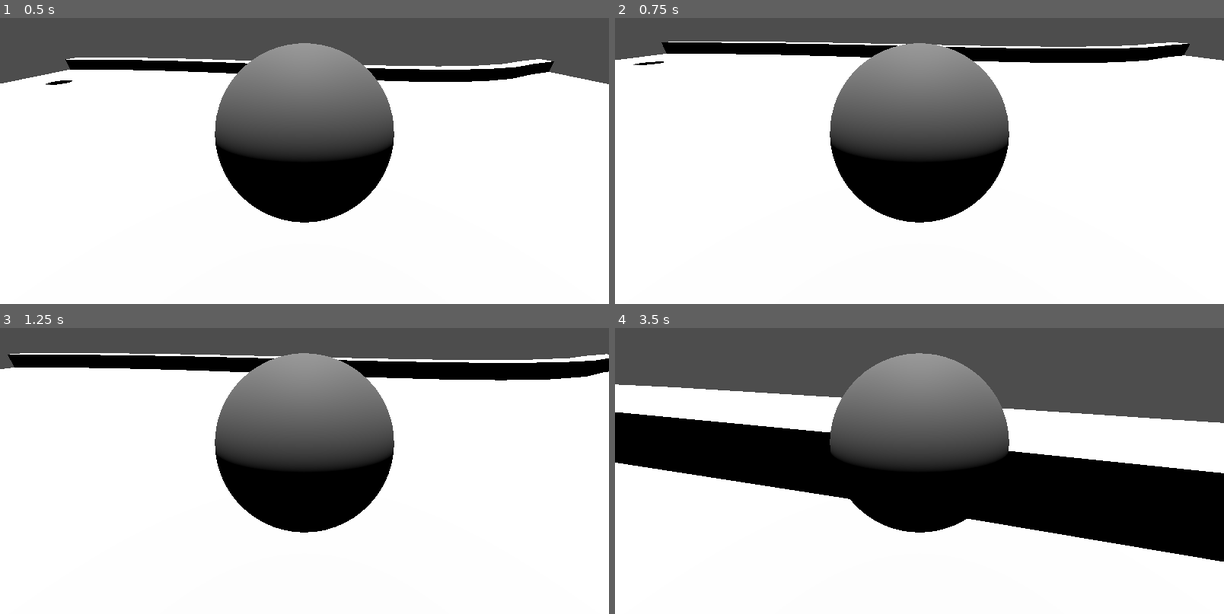
Above: before the commit, frames 1-4 (two rows, left to right).
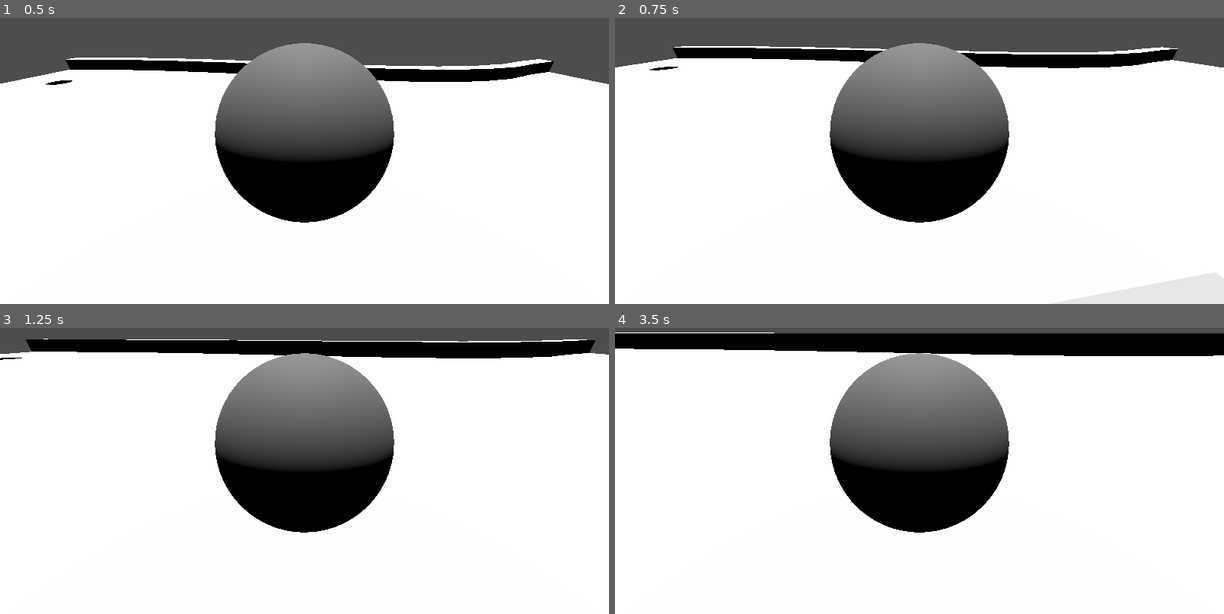
Above: after the commit, the same moments.

Repository: Felix754/godot-golf-game
Game: Godot game, scene res://Assets/Scenes/main.tscn
Two runs of this game, one before a commit and one after it. Both use one fixed random seed, a clock stepped at 60 frames per second and the inputs below. Before the commit the project starts from res://Scenes/main.tscn.
Inputs (mouse positions are in pixels of both pictures, inside the frame that each line leads up to):
- Up to frame 1 (0.5 s): no input
- Up to frame 2 (0.75 s): tap Enter at 0.5 s; move the mouse to (1053, 115) at 0.52 s; tap Space at 0.6 s; click (1053, 115) at 0.67 s
- Up to frame 3 (1.25 s): tap Space at 0.77, 1.07 s
- Up to frame 4 (3.5 s): move the mouse to (797, 459) at 1.27 s; tap Space at 1.35, 1.52, 1.82, 2.1, 2.85, 3.02, 3.32 s; click (797, 459) at 1.42 s; move the mouse to (980, 368) at 2.02 s; click (980, 368) at 2.17 s; move the mouse to (889, 511) at 2.77 s; click (889, 511) at 2.92 s

Frame 1 is identical in both runs. In frame 2, 3.5% of the frame differs, in the area x 0-100%, y 8-19%; in frame 3, 9.7%; in frame 4, 39%, in the area x 0-100%, y 1-82%.

Commit message:
Physics improvements and minor changes
Physics:
-Added friction logic for different surfaces
-Improved golf ball physics

Controls & Mechanics:
-Added shot charging mechanic
-Implemented victory script when hitting the hole

Other:
-Restructured file system for better organization and intuitive data storage
-Translated and added comments in English

Diff:
--- a/golf/Scenes/floor.tscn
+++ b/golf/Assets/Scenes/floor.tscn
@@ -1,9 +1,9 @@
 [gd_scene load_steps=4 format=3 uid="uid://c4otn70we5tfj"]
 
-[ext_resource type="ArrayMesh" uid="uid://c1mcpb6drry6m" path="res://Scenes/meshes/golftestcourt2_Mesh_002.res" id="1_nvnu3"]
+[ext_resource type="ArrayMesh" uid="uid://c1mcpb6drry6m" path="res://Assets/Scenes/meshes/golftestcourt2_Mesh_002.res" id="1_nvnu3"]
 
 [sub_resource type="PhysicsMaterial" id="PhysicsMaterial_ik5og"]
-friction = 100000.0
+friction = 0.3
 rough = true
 
 [sub_resource type="ConcavePolygonShape3D" id="ConcavePolygonShape3D_nvnu3"]
--- a/golf/Scenes/golfBall.tscn
+++ b/golf/Assets/Scenes/golfBall.tscn
@@ -1,11 +1,10 @@
 [gd_scene load_steps=5 format=3 uid="uid://cl8fw10m7che4"]
 
-[ext_resource type="Script" uid="uid://dpta62ehdhumj" path="res://Scenes/golf_ball.gd" id="1_gnroj"]
+[ext_resource type="Script" uid="uid://dpta62ehdhumj" path="res://Assets/Skripts/golf_ball.gd" id="1_gnroj"]
 
 [sub_resource type="PhysicsMaterial" id="PhysicsMaterial_gnroj"]
-friction = 0.5
-rough = true
-bounce = 0.53
+friction = 0.0
+bounce = 0.5
 
 [sub_resource type="SphereMesh" id="SphereMesh_knx25"]
 
@@ -16,7 +15,6 @@
 physics_material_override = SubResource("PhysicsMaterial_gnroj")
 gravity_scale = 4.0
 script = ExtResource("1_gnroj")
-force_strength = 50.0
 
 [node name="MeshInstance3D" type="MeshInstance3D" parent="."]
 transform = Transform3D(5, 0, 0, 0, 5, 0, 0, 0, 5, 0, 0, 0)
--- /dev/null
+++ b/golf/Assets/Scenes/hole.tscn
@@ -0,0 +1,25 @@
+[gd_scene load_steps=4 format=3 uid="uid://km0jk5ouro1p"]
+
+[ext_resource type="Script" uid="uid://ddanfxtck7uhs" path="res://Assets/Skripts/hole.gd" id="1_840a2"]
+
+[sub_resource type="CylinderShape3D" id="CylinderShape3D_4igv2"]
+height = 2.00154
+radius = 5.01367
+
+[sub_resource type="CylinderMesh" id="CylinderMesh_4igv2"]
+
+[node name="Hole" type="Node3D"]
+script = ExtResource("1_840a2")
+
+[node name="Area3D" type="Area3D" parent="."]
+transform = Transform3D(1, 0, 0, 0, 1, 0, 0, 0, 1, 0, 0.00776601, 0)
+
+[node name="CollisionShape3D" type="CollisionShape3D" parent="Area3D"]
+transform = Transform3D(1, 0, 0, 0, 1, 0, 0, 0, 1, 0, -0.00705719, 0)
+shape = SubResource("CylinderShape3D_4igv2")
+
+[node name="MeshInstance3D" type="MeshInstance3D" parent="."]
+transform = Transform3D(10, 0, 0, 0, 1, 0, 0, 0, 10, 0, 0, 0)
+mesh = SubResource("CylinderMesh_4igv2")
+
+[connection signal="body_entered" from="Area3D" to="." method="_on_area_3d_body_entered"]
--- /dev/null
+++ b/golf/Assets/Scenes/main.tscn
@@ -0,0 +1,30 @@
+[gd_scene load_steps=6 format=3 uid="uid://p3ewghf6wl3a"]
+
+[ext_resource type="PackedScene" uid="uid://c4otn70we5tfj" path="res://Assets/Scenes/floor.tscn" id="1_jjgbg"]
+[ext_resource type="PackedScene" uid="uid://cl8fw10m7che4" path="res://Assets/Scenes/golfBall.tscn" id="2_bo1nx"]
+[ext_resource type="Script" uid="uid://fanxnkx1m08i" path="res://Assets/Skripts/camera_3d.gd" id="3_8gbba"]
+[ext_resource type="PackedScene" uid="uid://km0jk5ouro1p" path="res://Assets/Scenes/hole.tscn" id="4_jjvhh"]
+[ext_resource type="Script" uid="uid://bdjq881ii2v15" path="res://Assets/Skripts/game_manager.gd" id="5_rvsrt"]
+
+[node name="main" type="Node"]
+
+[node name="Floor" parent="." instance=ExtResource("1_jjgbg")]
+transform = Transform3D(1, 0, 0, 0, 1, 0, 0, 0, 1, 0.476746, 0, 0.148979)
+
+[node name="DirectionalLight3D" type="DirectionalLight3D" parent="."]
+transform = Transform3D(1, 0, 0, 0, 0.23005, 0.973179, 0, -0.973179, 0.23005, 0, 94.1379, 76.0383)
+
+[node name="golfBall" parent="." node_paths=PackedStringArray("camera") instance=ExtResource("2_bo1nx")]
+transform = Transform3D(1, 0, 0, 0, 1, 0, 0, 0, 1, 0.0113602, 33.7853, -0.0798435)
+camera = NodePath("../Camera3D")
+
+[node name="Camera3D" type="Camera3D" parent="." node_paths=PackedStringArray("target")]
+transform = Transform3D(1, 0, 0, 0, 0.906308, 0.422618, 0, -0.422618, 0.906308, -0.0986013, 19.7046, 16.2529)
+script = ExtResource("3_8gbba")
+target = NodePath("../golfBall")
+
+[node name="Hole" parent="." instance=ExtResource("4_jjvhh")]
+transform = Transform3D(1, 0, 0, 0, 1, 0, 0, 0, 1, 100.393, 6.48717, 84.4703)
+
+[node name="GameManager" type="Node" parent="."]
+script = ExtResource("5_rvsrt")
--- /dev/null
+++ b/golf/Assets/Skripts/camera_3d.gd
@@ -0,0 +1,64 @@
+extends Camera3D
+
+@export var target: GolfBall  # The object (golf ball) the camera follows
+@export var offset: Vector3 = Vector3(0, 3, -6)  # Initial camera position offset
+@export var rotation_speed: float = 0.005  # Mouse rotation sensitivity
+@export var zoom_speed: float = 0.5  # Zoom in/out speed
+@export var min_distance: float = 4.0  # Minimum distance from the target
+@export var max_distance: float = 15.0  # Maximum distance from the target
+
+var yaw: float = 0.0  # Rotation angle around the Y axis
+var rotating: bool = false  # Whether the camera is currently rotating
+var last_mouse_position: Vector2  # Mouse position before rotation
+var current_distance: float  # Current distance from the target
+
+func _ready():
+	Input.set_mouse_mode(Input.MOUSE_MODE_VISIBLE)  # Make the cursor visible
+	current_distance = offset.length()  # Initialize the distance
+
+func _process(delta):
+	if not target:
+		return
+
+	# Get the position of the golf ball
+	var target_position = target.global_transform.origin
+
+	# Camera rotation when the left mouse button is pressed
+	if rotating:
+		var mouse_delta = get_viewport().get_mouse_position() - last_mouse_position
+		yaw -= mouse_delta.x * rotation_speed  # Adjust yaw based on mouse movement
+		last_mouse_position = get_viewport().get_mouse_position()
+
+	# Calculate the camera's offset position
+	var direction = offset.normalized()  # Camera direction
+	var zoomed_offset = direction * current_distance  # Scaled offset vector based on current distance
+	var rotated_offset = zoomed_offset.rotated(Vector3.UP, yaw)  # Rotate camera based on yaw
+
+	# Instantly update the camera's position
+	global_transform.origin = target_position + rotated_offset
+
+	# Make the camera look at the golf ball
+	look_at(target_position, Vector3.UP)
+
+func _input(event):
+	# Rotate camera on left mouse button click
+	if event is InputEventMouseButton:
+		if event.button_index == MOUSE_BUTTON_LEFT:
+			rotating = event.pressed  # Start or stop rotation
+			last_mouse_position = get_viewport().get_mouse_position()
+
+	# Handle mouse motion for rotating the camera
+	if event is InputEventMouseMotion and rotating:
+		var mouse_delta = event.relative
+		yaw -= mouse_delta.x * rotation_speed  # Adjust yaw during motion
+
+	# Handle zoom in and zoom out
+	if event is InputEventMouseButton and event.is_pressed():
+		if event.button_index == MOUSE_BUTTON_WHEEL_UP:
+			change_distance(-zoom_speed)  # Zoom in
+		elif event.button_index == MOUSE_BUTTON_WHEEL_DOWN:
+			change_distance(zoom_speed)  # Zoom out
+
+# Change the camera's distance from the target
+func change_distance(delta: float):
+	current_distance = clamp(current_distance + delta, min_distance, max_distance)  # Clamp the distance within the specified range
--- /dev/null
+++ b/golf/Assets/Skripts/game_manager.gd
@@ -0,0 +1,10 @@
+extends Node
+
+@onready var hole: Node3D = $"../Hole" as Hole
+
+func _ready():
+	hole.level_won.connect(on_level_won)
+
+
+func on_level_won():
+	print("LEVEL WON")
--- /dev/null
+++ b/golf/Assets/Skripts/golf_ball.gd
@@ -0,0 +1,106 @@
+extends RigidBody3D
+class_name GolfBall
+
+@export var max_force: float = 400.0  # Maximum hit force
+@export var min_force: float = 10.0   # Minimum hit force
+@export var charge_time: float = 2.0  # Full charge time (seconds)
+@export var camera: Camera3D
+@export var cooldown_time: float = 2.0  # Cooldown time after hit
+
+var can_push: bool = true
+var charging: bool = false
+var charge_amount: float = min_force  # Initial charge level
+var friction_factor: float = 1.0  # Friction factor for the surface
+
+# Friction coefficients for different types of surfaces
+var friction_table = {
+	0.1: 0.995,  # Ice – very low friction
+	0.3: 0.9,    # Grass – slightly lower friction
+	0.5: 0.95,   # Concrete – moderate friction
+	1.0: 0.88    # Sand – softer braking
+}
+
+func _ready():
+	var timer = Timer.new()
+	timer.wait_time = 0.1  # Timer interval for checking surface
+	timer.autostart = true
+	timer.timeout.connect(check_surface)  # Connect surface check function to the timer
+	add_child(timer)
+
+func _input(event):
+	# Start charging when the space key is pressed
+	if event is InputEventKey and event.keycode == KEY_SPACE:
+		if event.pressed and can_push and not charging:
+			charging = true
+			charge_amount = min_force  # Reset charge before starting a new charge
+			print("Charging started")
+
+		# Hit when space key is released
+		elif not event.pressed and charging:
+			charging = false
+			push_towards_camera()  # Apply the force towards the camera's direction
+			can_push = false
+			await get_tree().create_timer(cooldown_time).timeout  # Wait for cooldown before next hit
+			can_push = true
+
+func _process(delta):
+	# Increase hit force while charging
+	if charging:
+		var charge_rate = (max_force - min_force) / charge_time  # Calculate charge rate based on time
+		charge_amount = min(charge_amount + charge_rate * delta, max_force)  # Clamp the charge to the maximum force
+		print("Charging... Current force:", charge_amount)  # Print the charging progress
+
+func push_towards_camera():
+	if not camera:
+		return
+
+	var direction = (global_transform.origin - camera.global_transform.origin).normalized()  # Get direction towards camera
+	direction.y = 0  # Ignore vertical direction
+	direction = direction.normalized()  # Normalize direction to avoid large force
+
+	apply_central_impulse(direction * charge_amount)  # Apply the calculated force to the ball
+	print("Ball hit with force:", charge_amount)  # Print the hit force
+
+func _physics_process(delta):
+	check_surface()  # Check the surface friction during each physics frame
+	# The slower the ball, the less braking effect there is
+
+	# Get the damping factor from the friction factor
+	var damping = 1.0 - (friction_factor * delta * 5.0)
+	linear_velocity.x *= max(0.0, damping)  # Apply damping to X velocity
+	linear_velocity.z *= max(0.0, damping)  # Apply damping to Z velocity
+
+	if linear_velocity.length() < 0.05:  # Stop the ball if the velocity is too small
+		linear_velocity = Vector3.ZERO
+
+# Surface detection logic
+var previous_friction_factor: float = -1.0  # Store previous friction factor to detect changes
+
+func check_surface():
+	var space_state = get_world_3d().direct_space_state
+	var from = global_transform.origin
+	var to = from - Vector3(0, 5, 0)  # Raycast downwards to detect surface
+
+	var query = PhysicsRayQueryParameters3D.create(from, to)
+	query.collide_with_areas = false  # Ignore areas (for performance)
+	query.collide_with_bodies = true  # Detect collisions with bodies
+
+	var result = space_state.intersect_ray(query)  # Perform the raycast
+
+	if result:
+		if result.has("collider"):
+			var collider = result["collider"]
+			if collider is StaticBody3D and collider.physics_material_override:
+				var material = collider.physics_material_override
+				friction_factor = material.friction  # Get friction from the surface's physics material
+			else:
+				friction_factor = 0.0  # No friction if the surface doesn't have a material
+		else:
+			friction_factor = 0.0  # No friction if no surface is detected
+	else:
+		friction_factor = 0.0  # No friction if raycast hits nothing
+
+	# Print a message only if the friction factor has changed
+	if friction_factor != previous_friction_factor:
+		print("Friction factor changed:", friction_factor)  # Log the friction change
+		previous_friction_factor = friction_factor  # Update the previous friction factor
--- /dev/null
+++ b/golf/Assets/Skripts/hole.gd
@@ -0,0 +1,9 @@
+extends Node3D
+
+class_name Hole
+
+signal level_won
+
+
+func _on_area_3d_body_entered(body):
+	level_won.emit()
--- a/golf/Scenes/camera_3d.gd
+++ /dev/null
@@ -1,61 +0,0 @@
-extends Camera3D
-
-@export var target: GolfBall  # Об'єкт (м'ячик), за яким слідкує камера
-@export var offset: Vector3 = Vector3(0, 3, -6)  # Початкове положення камери
-@export var rotation_speed: float = 0.005  # Чутливість обертання миші
-@export var zoom_speed: float = 0.5  # Швидкість віддалення/наближення
-@export var min_distance: float = 4.0  # Мінімальна відстань
-@export var max_distance: float = 15.0  # Максимальна відстань
-
-var yaw: float = 0.0  # Кут повороту навколо осі Y
-var rotating: bool = false  # Чи ми обертаємо камеру зараз
-var last_mouse_position: Vector2  # Позиція миші перед обертанням
-var current_distance: float  # Поточна відстань
-
-func _ready():
-	Input.set_mouse_mode(Input.MOUSE_MODE_VISIBLE)  # Видимий курсор
-	current_distance = offset.length()  # Ініціалізуємо відстань
-
-func _process(delta):
-	if not target:
-		return
-
-	# Отримуємо позицію м'яча
-	var target_position = target.global_transform.origin
-
-	# Обертання камери при натиснутій ЛКМ
-	if rotating:
-		var mouse_delta = get_viewport().get_mouse_position() - last_mouse_position
-		yaw -= mouse_delta.x * rotation_speed
-		last_mouse_position = get_viewport().get_mouse_position()
-
-	# Обчислюємо віддалену позицію камери
-	var direction = offset.normalized()  # Напрямок камери
-	var zoomed_offset = direction * current_distance  # Масштабований вектор відстані
-	var rotated_offset = zoomed_offset.rotated(Vector3.UP, yaw)  # Обертаємо камеру
-
-	# Миттєве переміщення камери
-	global_transform.origin = target_position + rotated_offset
-
-	# Дивимося на м'яч
-	look_at(target_position, Vector3.UP)
-
-func _input(event):
-	if event is InputEventMouseButton:
-		if event.button_index == MOUSE_BUTTON_LEFT:
-			rotating = event.pressed  # Починаємо або припиняємо обертання
-			last_mouse_position = get_viewport().get_mouse_position()
-
-	# Обробка зміни відстані
-	if event is InputEventMouseMotion and rotating:
-		var mouse_delta = event.relative
-		yaw -= mouse_delta.x * rotation_speed
-
-	if event is InputEventMouseButton and event.is_pressed():
-		if event.button_index == MOUSE_BUTTON_WHEEL_UP:
-			change_distance(-zoom_speed)  # Приближення
-		elif event.button_index == MOUSE_BUTTON_WHEEL_DOWN:
-			change_distance(zoom_speed)  # Віддалення
-
-func change_distance(delta: float):
-	current_distance = clamp(current_distance + delta, min_distance, max_distance)
--- a/golf/Scenes/golf_ball.gd
+++ /dev/null
@@ -1,23 +0,0 @@
-extends RigidBody3D
-class_name GolfBall
-
-@export var force_strength: float = 400.0  # Сила поштовху
-@export var camera: Camera3D  # Посилання на камеру
-@export var cooldown_time: float = 2.0  # Час кулдауну між ударами
-
-var can_push: bool = true  # Чи можна зараз штовхати м'яч
-
-func _input(event):
-	if event is InputEventKey and event.pressed:
-		if event.keycode == KEY_SPACE and can_push:  # Якщо можна штовхнути
-			push_towards_camera()
-			can_push = false  # Блокуємо можливість штовхати
-			await get_tree().create_timer(cooldown_time).timeout  # Чекаємо 2 секунди
-			can_push = true  # Дозволяємо знову штовхати
-
-func push_towards_camera():
-	if not camera:
-		return
-
-	var direction = (global_transform.origin - camera.global_transform.origin).normalized()
-	apply_impulse(direction * force_strength)
--- a/golf/Scenes/main.tscn
+++ /dev/null
@@ -1,22 +0,0 @@
-[gd_scene load_steps=4 format=3 uid="uid://p3ewghf6wl3a"]
-
-[ext_resource type="PackedScene" uid="uid://c4otn70we5tfj" path="res://Scenes/floor.tscn" id="1_jjgbg"]
-[ext_resource type="PackedScene" uid="uid://cl8fw10m7che4" path="res://Scenes/golfBall.tscn" id="2_bo1nx"]
-[ext_resource type="Script" uid="uid://fanxnkx1m08i" path="res://Scenes/camera_3d.gd" id="3_8gbba"]
-
-[node name="main" type="Node"]
-
-[node name="Floor" parent="." instance=ExtResource("1_jjgbg")]
-transform = Transform3D(1, 0, 0, 0, 1, 0, 0, 0, 1, 0.476746, 0, 0.148979)
-
-[node name="DirectionalLight3D" type="DirectionalLight3D" parent="."]
-transform = Transform3D(1, 0, 0, 0, 0.23005, 0.973179, 0, -0.973179, 0.23005, 0, 94.1379, 76.0383)
-
-[node name="golfBall" parent="." node_paths=PackedStringArray("camera") instance=ExtResource("2_bo1nx")]
-transform = Transform3D(1, 0, 0, 0, 1, 0, 0, 0, 1, 0.0113602, 33.7853, -0.0798435)
-camera = NodePath("../Camera3D")
-
-[node name="Camera3D" type="Camera3D" parent="." node_paths=PackedStringArray("target")]
-transform = Transform3D(1, 0, 0, 0, 0.906308, 0.422618, 0, -0.422618, 0.906308, -0.0986013, 19.7046, 16.2529)
-script = ExtResource("3_8gbba")
-target = NodePath("../golfBall")
--- a/golf/project.godot
+++ b/golf/project.godot
@@ -13,7 +13,7 @@
 config/name="Golf"
 run/main_scene="uid://p3ewghf6wl3a"
 config/features=PackedStringArray("4.4", "Forward Plus")
-config/icon="res://icon.svg"
+config/icon="res://Assets/icon.svg"
 
 [display]
 
Renamed: golf/Scenes/golftestcourt2.glb -> golf/Assets/Scenes/golftestcourt2.glb
Not shown, changed: golf/Assets/Scenes/golftestcourt2.glb.import
Renamed: golf/Scenes/meshes/golftestcourt2_Mesh_002.res -> golf/Assets/Scenes/meshes/golftestcourt2_Mesh_002.res
Renamed: golf/Scenes/camera_3d.gd.uid -> golf/Assets/Skripts/camera_3d.gd.uid
Not shown, added: golf/Assets/Skripts/game_manager.gd.uid
Renamed: golf/Scenes/golf_ball.gd.uid -> golf/Assets/Skripts/golf_ball.gd.uid
Not shown, added: golf/Assets/Skripts/hole.gd.uid
Renamed: golf/icon.svg -> golf/Assets/icon.svg
Not shown, changed: golf/Assets/icon.svg.import
Not shown, added: golf/Assets/Scenes/main.tscn6007070209.tmp
Not shown, added: golf/Assets/Scenes/main.tscn6012783335.tmp
Not shown, added: golf/Assets/Scenes/main.tscn6419928577.tmp
